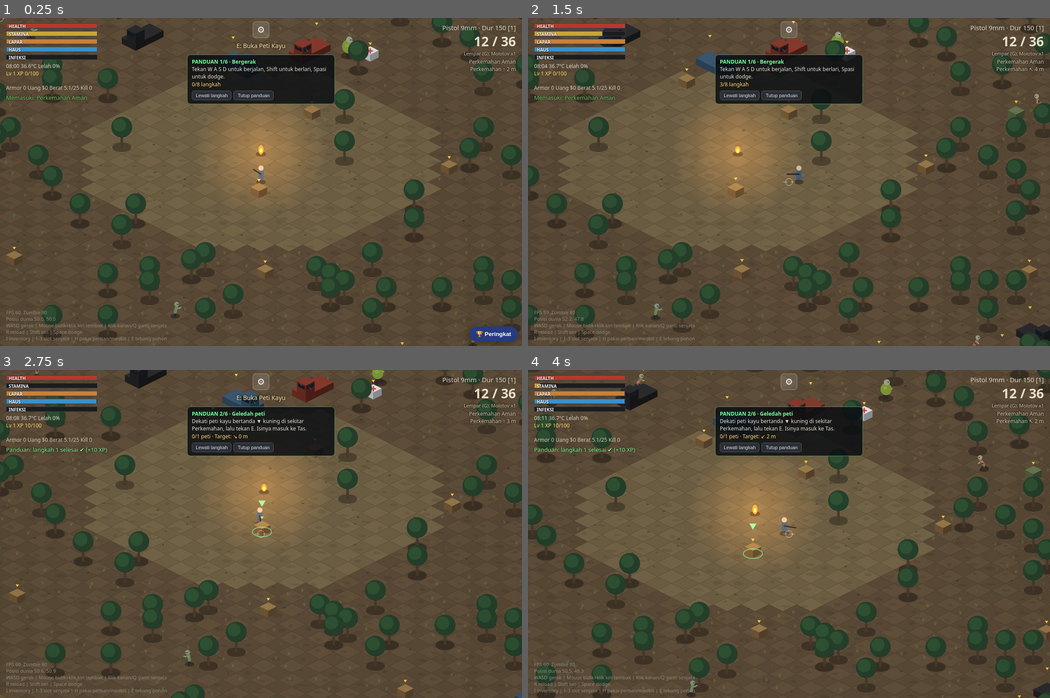
Above: before the commit, frames 1-4 (two rows, left to right).
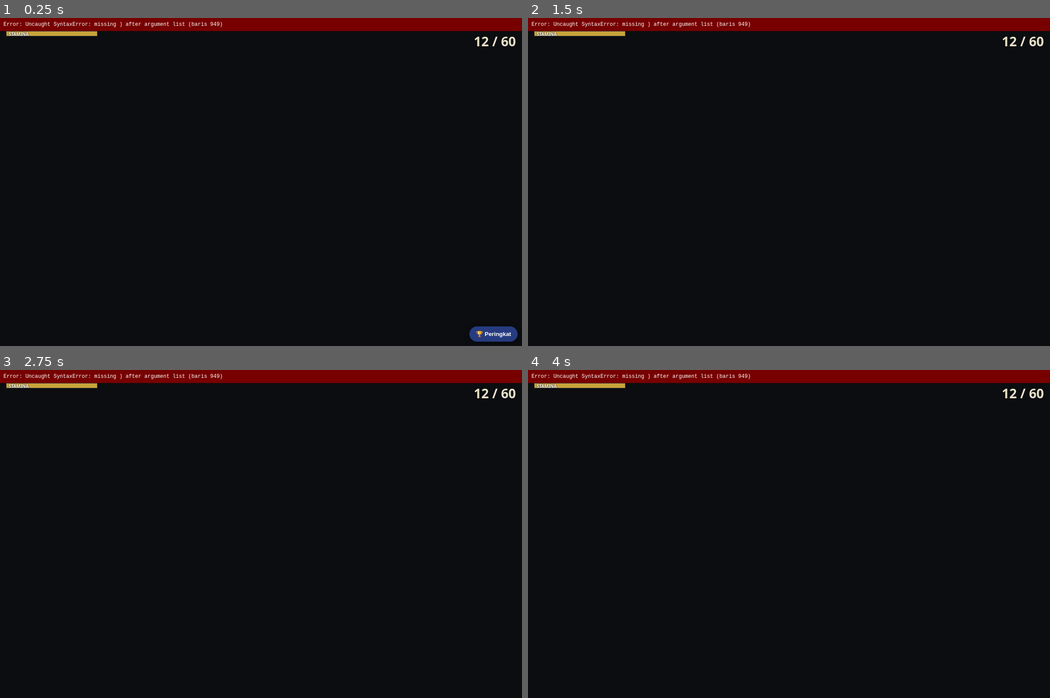
Above: after the commit, the same moments.

Repository: vexelkang-cell/gamepai
Game: browser game, page games/zombie/index.html
Two runs of this game, one before a commit and one after it. Both use one fixed random seed, a clock stepped at 60 frames per second and the inputs below.
Inputs (mouse positions are in pixels of both pictures, inside the frame that each line leads up to; where the layout moved, square brackets give the same spot in the first picture):
- Up to frame 1 (0.25 s): no input
- Up to frame 2 (1.5 s): click (590, 50) [789, 182] at 0.27 s; hold Right from 1.03 s (still down); tap Space at 1.1 s
- Up to frame 3 (2.75 s): release Right at 1.53 s; hold Down 1.58-1.85 s; tap Space at 1.6, 2.1, 2.6 s; hold Left 1.9-2.47 s; hold Up from 2.52 s (still down)
- Up to frame 4 (4 s): release Up at 2.82 s; hold Right 2.87-3.53 s; tap Space at 3.1, 3.6 s; hold Up 3.58-3.82 s; hold Left from 3.87 s (still down)

The runs differ from the first frame. In frame 1, 95% of the frame differs, in the area x 0-100%, y 0-100%; in frame 2, 96%; in frame 3, 96%; in frame 4, 96%.
Error after the commit: SyntaxError: missing ) after argument list

Commit message:
Fix mobile inventory button and panel sizing

Diff:
--- a/games/zombie/game.js
+++ b/games/zombie/game.js
@@ -946,7 +946,7 @@
     + '#bInv,#bFl{top:8px!important;bottom:auto!important;right:auto!important;width:38px!important;height:38px!important;font-size:9px!important}#bInv{left:calc(50% + 28px)!important}#bFl{left:calc(50% - 66px)!important}'
      + '#bFl{left:auto!important;right:14px!important;top:184px!important;bottom:auto!important;width:44px!important;height:44px!important;font-size:9px!important}'
     + '#bInv,#bAct,#bDash{left:auto!important;right:14px!important;width:44px!important;height:44px!important;font-size:9px!important}'
-    + '#bInv{top:auto!important;bottom:244px!important;border-radius:8px!important}'
+    + '#bInv{top:50%!important;bottom:auto!important;right:14px!important;left:auto!important;transform:translateY(-50%)!important;border-radius:8px!important}'#ip{align-items:center!important;justify-content:center!important;padding:env(safe-area-inset-top) 0 env(safe-area-inset-bottom)!important;box-sizing:border-box!important}#ib{box-sizing:border-box!important;width:96vw!important;max-width:620px!important;height:50vh!important;max-height:50vh!important;max-height:50dvh!important;overflow-x:hidden!important;overflow-y:auto!important;overscroll-behavior:contain}
     + '#bAct{top:auto!important;bottom:192px!important;right:28px!important}'
     + '#bDash{top:auto!important;bottom:132px!important;right:28px!important;width:52px!important;height:52px!important}'
     + '#hint{top:54px!important}#bb{top:88px!important;bottom:auto!important}'
